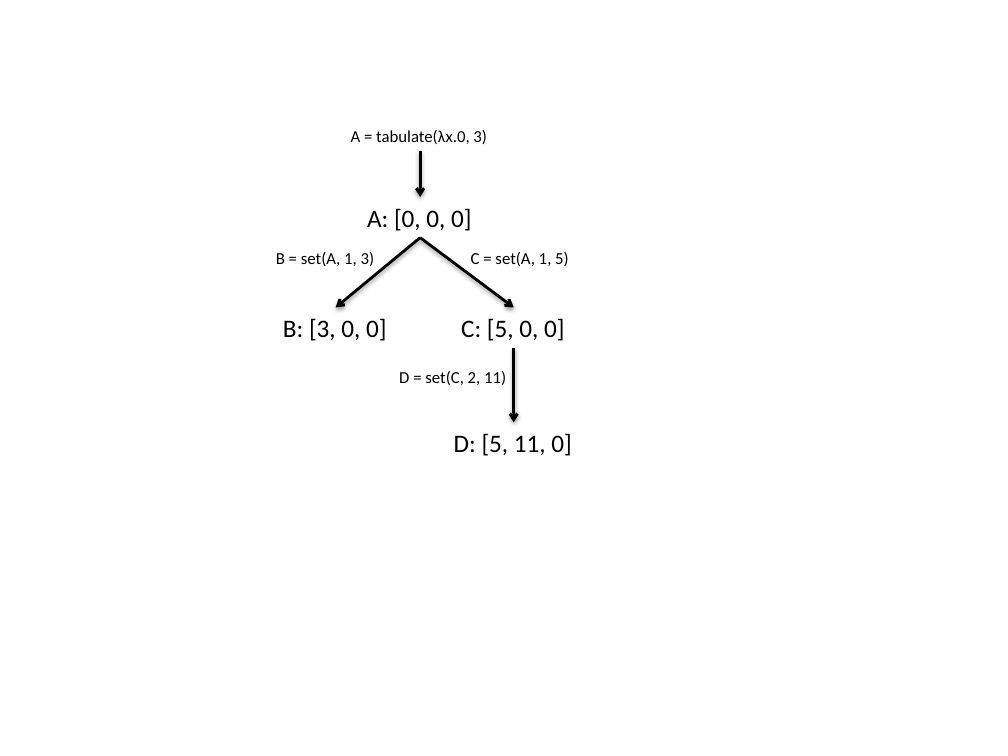
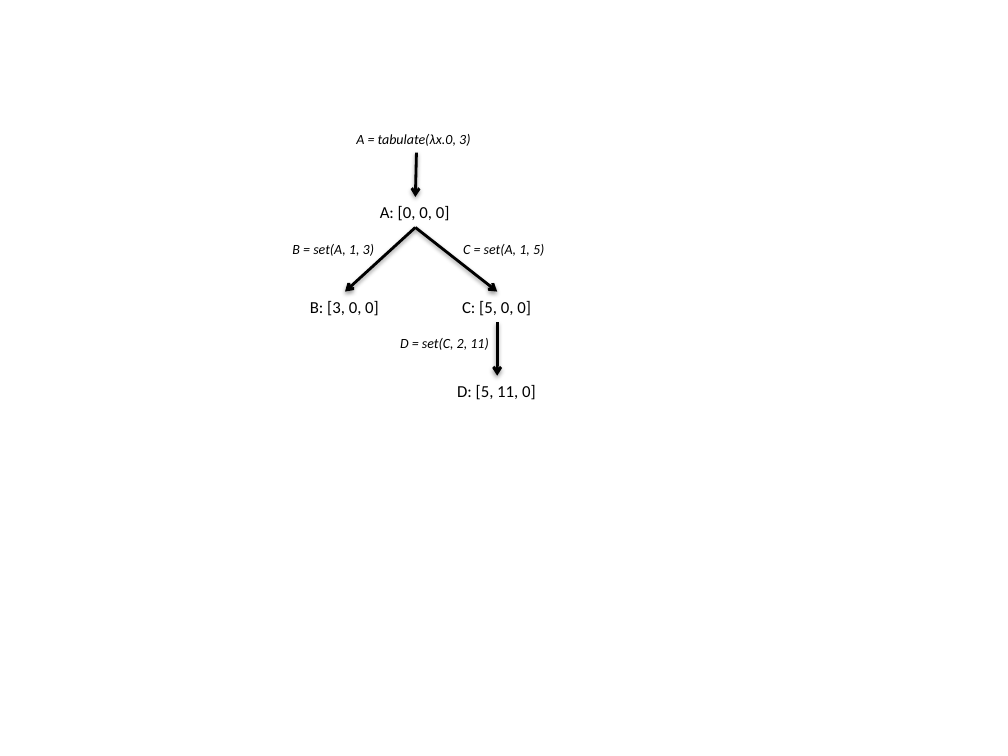
Before and after one commit to AnanyaKumar/PersistentArrays, a slide deck: slide 1 of Paper/intro_diagram.pptx. Drawn at 1008x756 pixels with LibreOffice and Linux fonts; fonts in the diff are those of the drawing. Boxes give left, top, right and bottom in pixels: in the first picture for what was removed or moved away, otherwise in the second. Text is boxed around its words. In the diff, an @@ line names an element or a change of style, - is before the commit and + after.

```diff
--- a/Paper/intro_diagram.pptx
+++ b/Paper/intro_diagram.pptx
@@ arrow moved from (420, 151) - (420, 197) to (416, 152) - (415, 197) @@
@@ text "A: [0, 0, 0]": place and size @@
-text "A: [0, 0, 0]" at (367, 208, 471, 231)
+text "A: [0, 0, 0]" at (380, 206, 450, 221)
@@ text "B = set(A, 1, 3)": place and size @@
-text "B = set(A, 1, 3)" at (276, 252, 375, 266)
+text "B = set(A, 1, 3)" at (292, 244, 374, 256)
@@ arrow moved from (420, 238) - (336, 307) to (415, 228) - (345, 291) @@
@@ arrow moved from (420, 238) - (514, 307) to (415, 228) - (497, 291) @@
@@ text "C = set(A, 1, 5)": place and size @@
-text "C = set(A, 1, 5)" at (471, 252, 569, 266)
+text "C = set(A, 1, 5)" at (463, 244, 544, 256)
@@ text "B: [3, 0, 0]": place and size @@
-text "B: [3, 0, 0]" at (283, 318, 386, 341)
+text "B: [3, 0, 0]" at (310, 301, 379, 316)
@@ text "C: [5, 0, 0]": place and size @@
-text "C: [5, 0, 0]" at (461, 318, 564, 341)
+text "C: [5, 0, 0]" at (462, 301, 531, 316)
@@ arrow moved from (514, 348) - (514, 422) to (497, 323) - (497, 376) @@
@@ size 12 to 10 pt, italic on in 4 elements at (356, 134, 470, 146), (292, 244, 374, 256), (463, 244, 544, 256), (400, 338, 488, 350) @@
@@ text "D = set(C, 2, 11)": place and size @@
-text "D = set(C, 2, 11)" at (399, 371, 506, 385)
+text "D = set(C, 2, 11)" at (400, 338, 488, 350)
@@ size 18 to 12 pt in 4 elements at (380, 206, 450, 221), (310, 301, 379, 316), (462, 301, 531, 316), (457, 385, 536, 400) @@
@@ text "D: [5, 11, 0]": place and size @@
-text "D: [5, 11, 0]" at (454, 433, 571, 456)
+text "D: [5, 11, 0]" at (457, 385, 536, 400)
```
Also in this commit, not shown: 10 other files.
